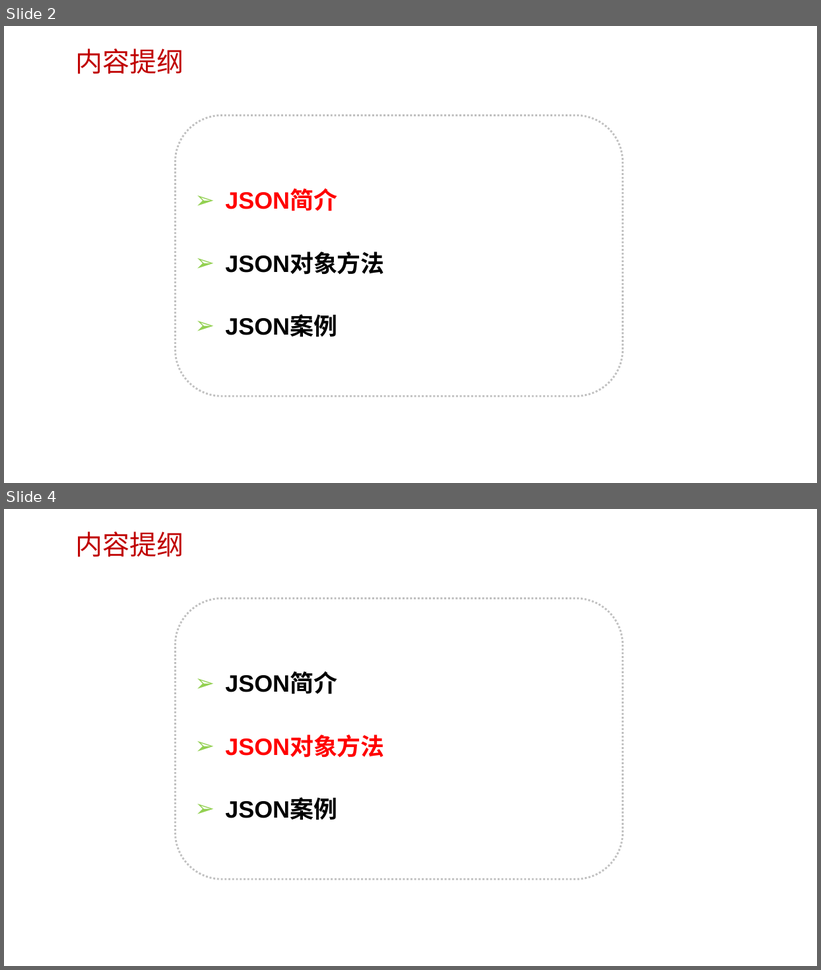
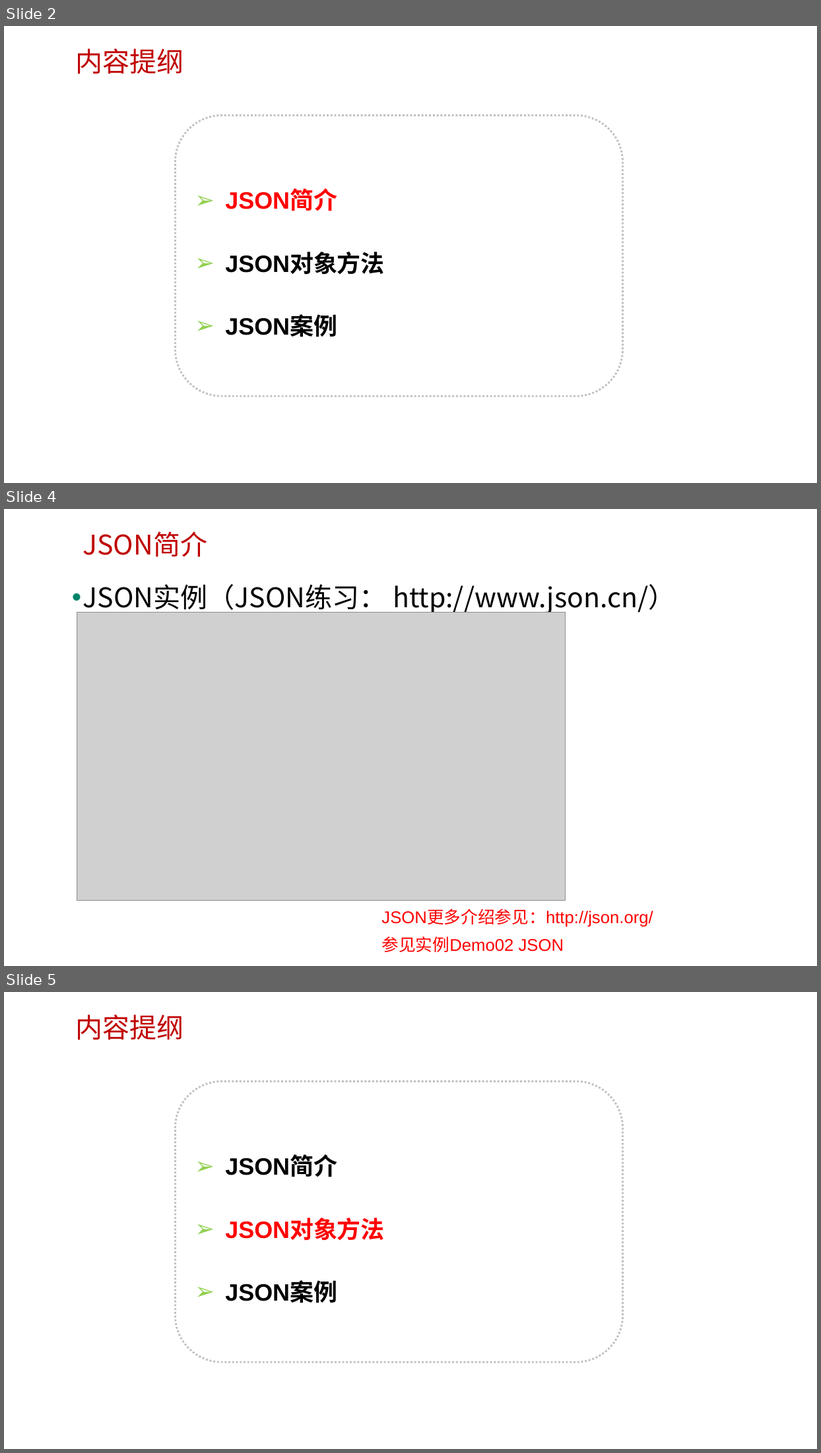
Before and after one commit to edu2act/course-javascript-advanced, a slide deck: 课程PPT/23.JS标准内置对象-非构造器（JSON）.pptx. Shown one above the other, each under a label of ours: slides 2 and 4 before the commit, slides 2, 4 and 5 after it; the slides between them are not shown. The pictures are 821x970 and 821x1453 pixels, drawn with LibreOffice and Linux fonts; fonts in the diff are those of the drawing; grey boxes stand for pictures; background and template pictures are left out. Boxes give left, top, right and bottom in pixels: in the first picture for what was removed or moved away, otherwise in the second. Text is boxed around its words. In the diff, an @@ line names an element or a change of style, - is before the commit and + after.

```diff
--- a/课程PPT/23.JS标准内置对象-非构造器（JSON）.pptx
+++ b/课程PPT/23.JS标准内置对象-非构造器（JSON）.pptx
@@ slide 4 added at <box>4,509,817,966</box>, background picture (left out) @@
@@ text added at <box>83,531,207,557</box>, 32 pt, text #C00000 @@
+JSON简介
@@ text added at <box>83,584,676,615</box>, 32 pt, text #000000 @@
+• JSON实例（JSON练习： http://www.json.cn/）
@@ picture added at <box>77,613,565,900</box> @@
@@ text added at <box>382,910,653,927</box>, 20 pt, text #FF0000 @@
+JSON更多介绍参见：http://json.org/
@@ text added at <box>382,937,564,953</box>, 20 pt, text #FF0000 @@
+参见实例Demo02 JSON
@@ what was slide 4 is now slide 5 @@
```
Also in this commit, not shown: 4 slides changed, 3 other files.
